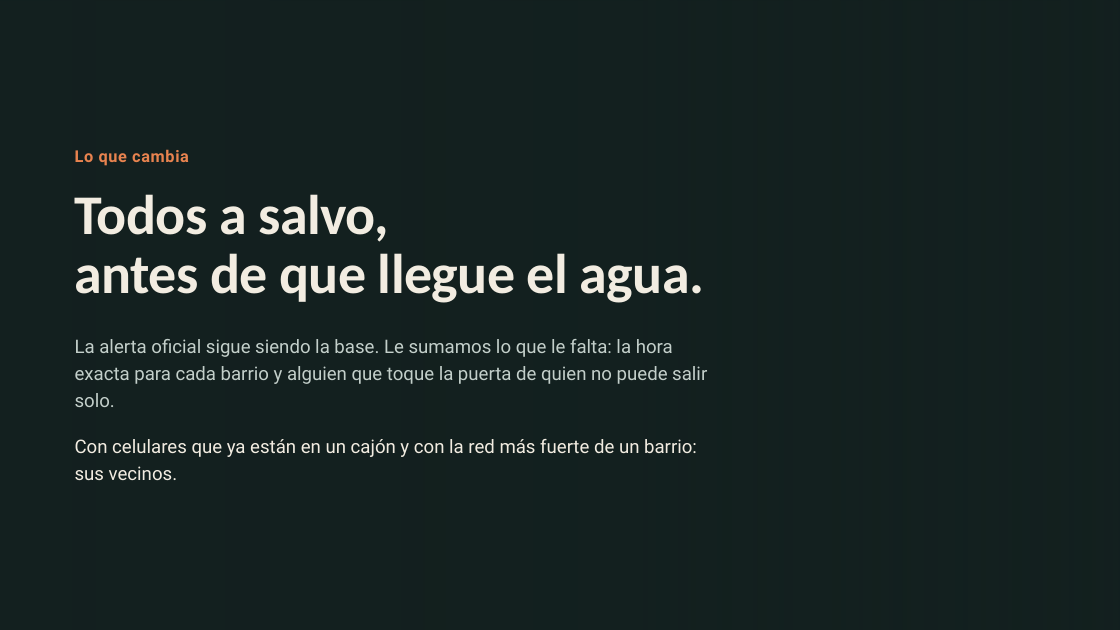
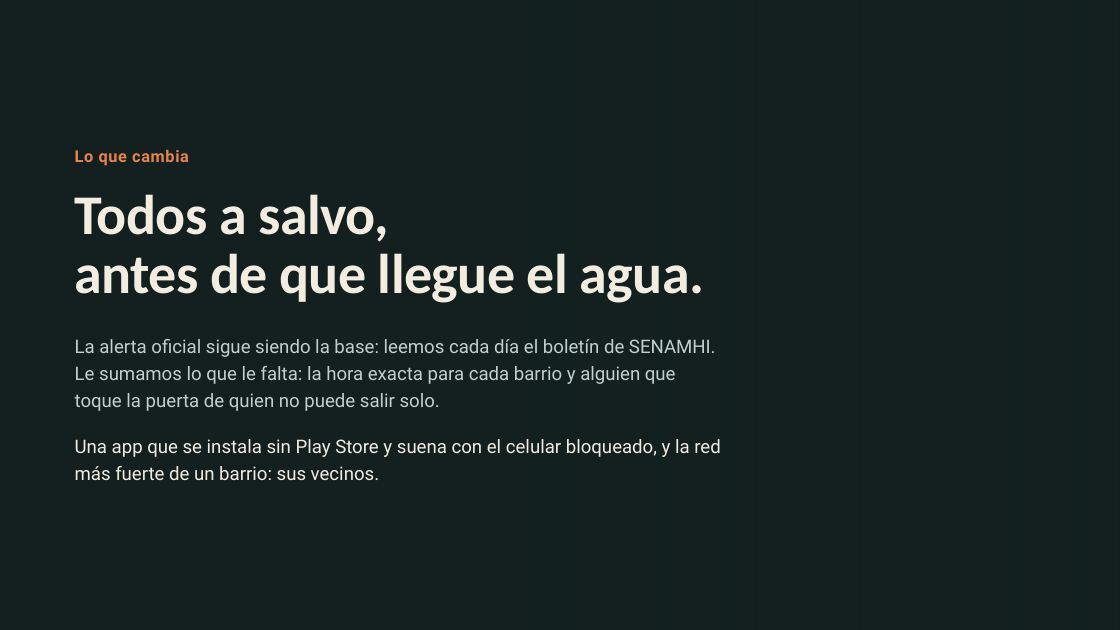
Before and after one commit to NeckHurtttt/birria-tech, a slide deck: slide 10 of El Río Suena · Pitch.pptx. Drawn at 1120x630 pixels with LibreOffice and Linux fonts; fonts in the diff are those of the drawing; background and template pictures are left out. Boxes give left, top, right and bottom in pixels: in the first picture for what was removed or moved away, otherwise in the second. Text is boxed around its words. In the diff, an @@ line names an element or a change of style, - is before the commit and + after.

```diff
--- a/El Río Suena · Pitch.pptx
+++ b/El Río Suena · Pitch.pptx
@@ text at box(75, 339, 716, 411): text changed @@
-La alerta oficial sigue siendo la base. Le sumamos lo que le falta: la hora exacta para cada barrio y alguien que toque la puerta de quien no puede salir solo.
+La alerta oficial sigue siendo la base: leemos cada día el boletín de SENAMHI. Le sumamos lo que le falta: la hora exacta para cada barrio y alguien que toque la puerta de quien no puede salir solo.
@@ text at box(75, 439, 721, 480): text changed @@
-Con celulares que ya están en un cajón y con la red más fuerte de un barrio: sus vecinos.
+Una app que se instala sin Play Store y suena con el celular bloqueado, y la red más fuerte de un barrio: sus vecinos.
```
Also in this commit, not shown: 1 other slide changed, 2 other files.
